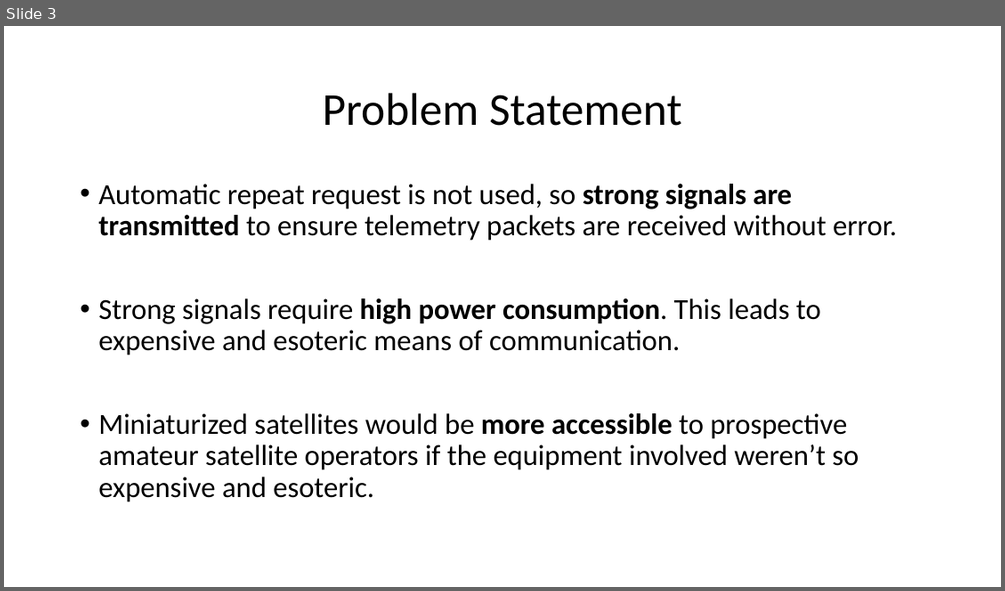
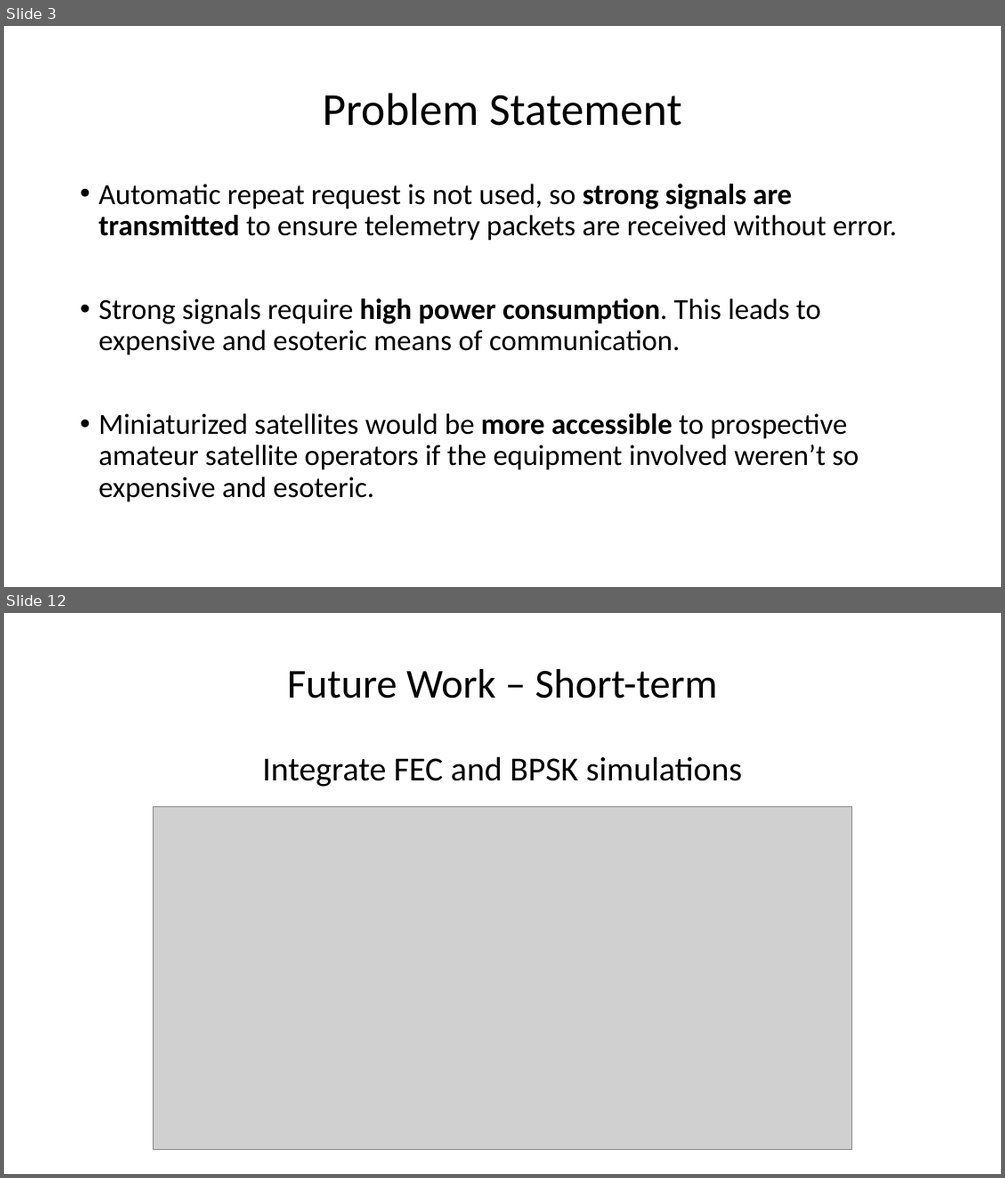
Before and after one commit to RadioInnovators/SD, a slide deck: Presentations/SD1/SD1_presentation.pptx. Shown one above the other, each under a label of ours: slide 3 before the commit, slides 3 and 12 after it; the slides between them are not shown. The pictures are 1005x591 and 1005x1178 pixels, drawn with LibreOffice and Linux fonts; fonts in the diff are those of the drawing; grey boxes stand for pictures. Boxes give left, top, right and bottom in pixels: in the first picture for what was removed or moved away, otherwise in the second. Text is boxed around its words. In the diff, an @@ line names an element or a change of style, - is before the commit and + after.

```diff
--- a/Presentations/SD1/SD1_presentation.pptx
+++ b/Presentations/SD1/SD1_presentation.pptx
@@ slide 12 added at bbox=[4, 613, 1001, 1174], background #FFFFFF @@
@@ title added at bbox=[262, 669, 742, 787], 32.4 pt, text #000000 @@
+Future Work – Short-term
+Integrate FEC and BPSK simulations
@@ picture added at bbox=[154, 807, 852, 1149] @@
```
Also in this commit, not shown: 4 slides changed, 8 other slides added, 1 slide removed, 2 other files.
